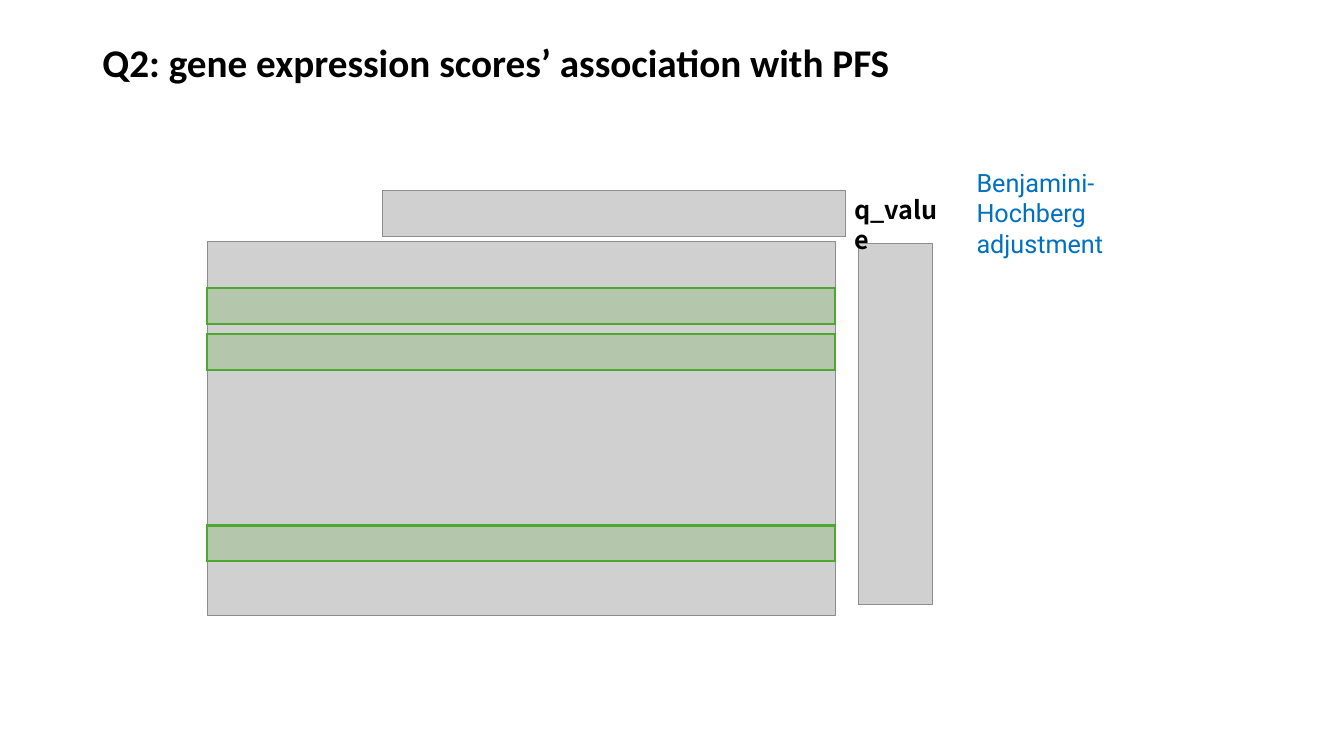
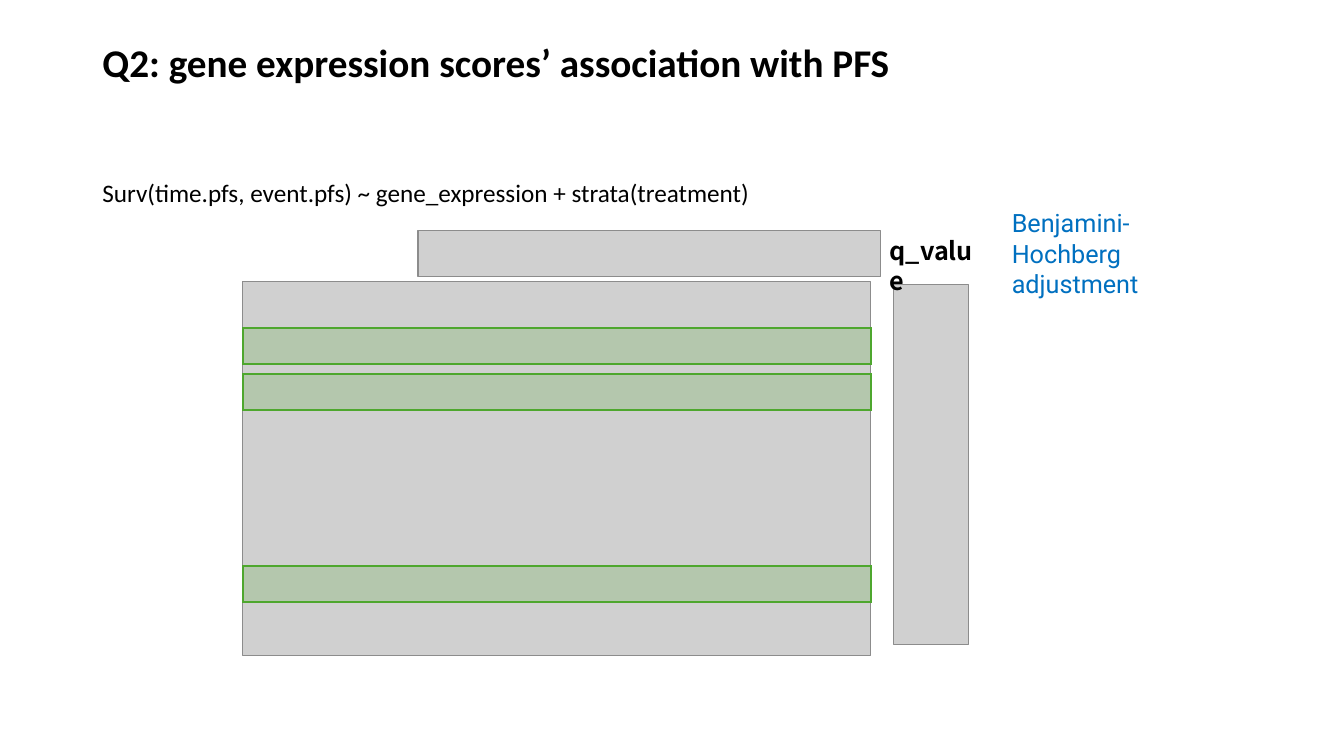
Before and after one commit to zhxiaokang/ALICE, a slide deck: slide 2 of summary.pptx. Drawn at 1344x756 pixels with LibreOffice and Linux fonts; fonts in the diff are those of the drawing; grey boxes stand for pictures. Boxes give left, top, right and bottom in pixels: in the first picture for what was removed or moved away, otherwise in the second. Text is boxed around its words. In the diff, an @@ line names an element or a change of style, - is before the commit and + after.

```diff
--- a/summary.pptx
+++ b/summary.pptx
@@ text added at bbox=[102, 183, 749, 207], 18 pt, text #000000 @@
+Surv(time.pfs, event.pfs) ~ gene_expression + strata(treatment)
@@ 3 pictures, 3 rectangles, 2 texts: place and size @@
-3 pictures, 3 rectangles, 2 texts at bbox=[208, 174, 1104, 616]
+3 pictures, 3 rectangles, 2 texts at bbox=[243, 214, 1139, 656]
```
Also in this commit, not shown: 2 other slides changed.
